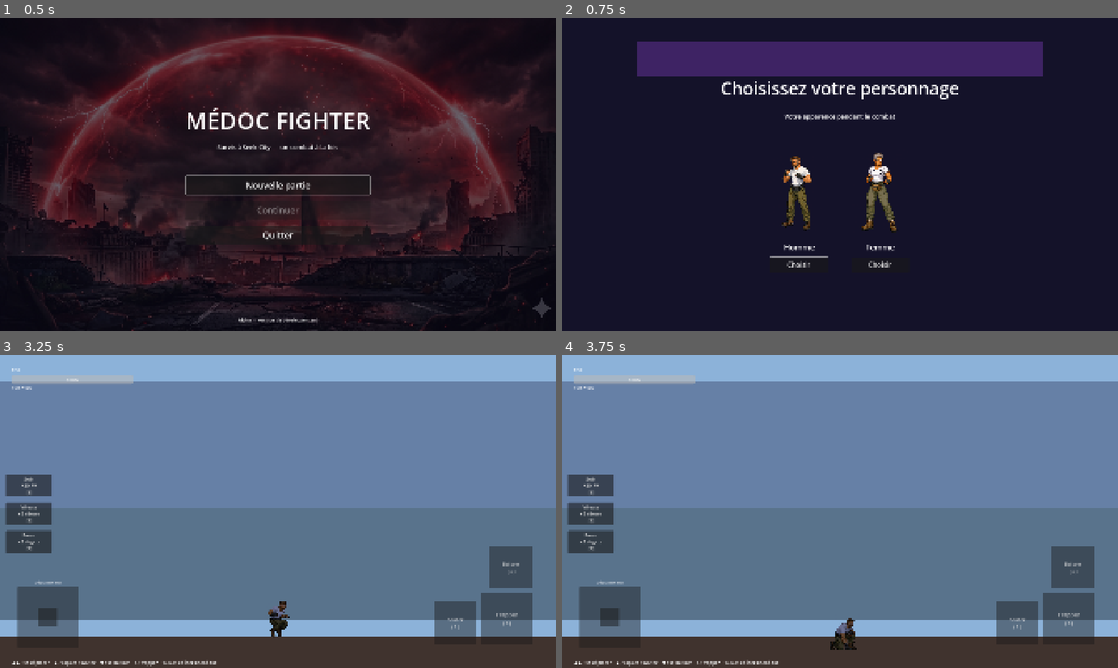
Above: before the commit, frames 1-4 (two rows, left to right).
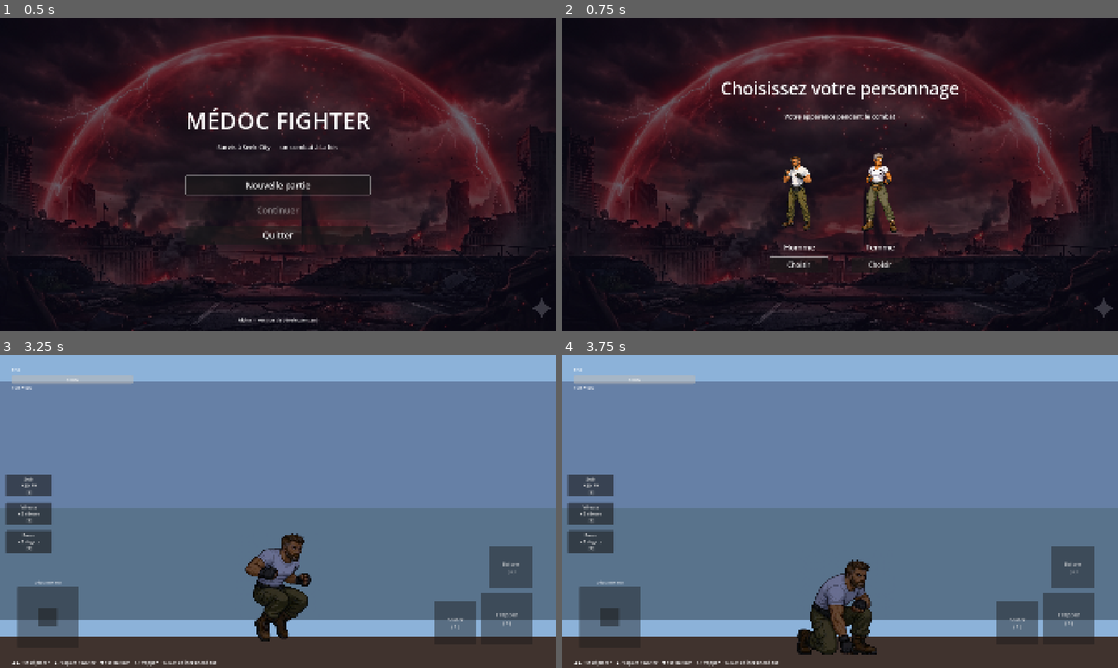
Above: after the commit, the same moments.

Repository: EstebanFlores27/MedocFighterV2
Game: Godot game, scene res://scenes/main_menu.tscn
Same seed, same stepped clock (60 frames per second), same inputs: the game is played once before the commit and once after it.
Inputs (mouse positions are in pixels of both pictures, inside the frame that each line leads up to):
- Up to frame 1 (0.5 s): no input
- Up to frame 2 (0.75 s): click "Nouvelle partie" at 0.5 s
- Up to frame 3 (3.25 s): click "Choisir" at 1.25 s; click "Passer ▶▶" at 2 s; click "Entrer" at 2.75 s
- Up to frame 4 (3.75 s): tap Enter at 3.5 s; move the mouse to (962, 495) at 3.52 s; hold Right (move_right) from 3.53 s (still down); hold Down (duck) from 3.53 s (still down); click (962, 495) at 3.67 s

Frame 1 is identical in both runs. In frame 2, 38% of the frame differs, in the area x 0-100%, y 1-100%; in frame 3, 2.0%; in frame 4, 2.4%.

Commit message:
presentation 22Mai

Diff:
--- a/scenes/character_select.tscn
+++ b/scenes/character_select.tscn
@@ -1,8 +1,9 @@
-[gd_scene load_steps=4 format=3]
+[gd_scene load_steps=5 format=3]
 
 [ext_resource type="Script" path="res://scripts/character_select.gd" id="1_cs"]
-[ext_resource type="Texture2D" path="res://assets/sprites/mascPerso.png" id="2_tex"]
-[ext_resource type="Texture2D" path="res://assets/sprites/Fem.png" id="3_tex"]
+[ext_resource type="Texture2D" path="res://assets/sprites/background_menu.png" id="2_bg"]
+[ext_resource type="Texture2D" path="res://assets/sprites/mascPerso.png" id="3_tex"]
+[ext_resource type="Texture2D" path="res://assets/sprites/Fem.png" id="4_tex"]
 
 [node name="CharacterSelect" type="Control"]
 layout_mode = 3
@@ -11,25 +12,21 @@
 anchor_bottom = 1.0
 script = ExtResource("1_cs")
 
-[node name="Background" type="ColorRect" parent="."]
+[node name="Background" type="TextureRect" parent="."]
 layout_mode = 1
 anchors_preset = 15
 anchor_right = 1.0
 anchor_bottom = 1.0
-color = Color(0.08, 0.07, 0.16, 1)
+texture = ExtResource("2_bg")
+expand_mode = 1
+stretch_mode = 6
 
-[node name="DomeAccent" type="ColorRect" parent="."]
+[node name="BackgroundOverlay" type="ColorRect" parent="."]
 layout_mode = 1
-anchors_preset = 7
-anchor_left = 0.5
-anchor_top = 0.0
-anchor_right = 0.5
-anchor_bottom = 0.0
-offset_left = -700.0
-offset_top = 80.0
-offset_right = 700.0
-offset_bottom = 200.0
-color = Color(0.35, 0.18, 0.55, 0.6)
+anchors_preset = 15
+anchor_right = 1.0
+anchor_bottom = 1.0
+color = Color(0.04, 0.03, 0.1, 0.62)
 
 [node name="CenterContainer" type="CenterContainer" parent="."]
 layout_mode = 1
--- a/scenes/player.tscn
+++ b/scenes/player.tscn
@@ -3,28 +3,28 @@
 [ext_resource type="Script" path="res://scripts/player.gd" id="1_player"]
 
 [sub_resource type="RectangleShape2D" id="RectangleShape2D_player"]
-size = Vector2(64, 128)
+size = Vector2(192, 384)
 
 [sub_resource type="RectangleShape2D" id="RectangleShape2D_punch"]
-size = Vector2(80, 100)
+size = Vector2(240, 300)
 
 [node name="Player" type="CharacterBody2D"]
 script = ExtResource("1_player")
 
 [node name="Sprite" type="Sprite2D" parent="."]
 centered = true
-offset = Vector2(0, -64)
-scale = Vector2(0.215, 0.215)
+offset = Vector2(0, -192)
+scale = Vector2(0.645, 0.645)
 region_enabled = true
 region_rect = Rect2(300, 5, 335, 595)
 
 
 [node name="Collider" type="CollisionShape2D" parent="."]
-position = Vector2(0, -64)
+position = Vector2(0, -192)
 shape = SubResource("RectangleShape2D_player")
 
 [node name="PunchHitbox" type="Area2D" parent="."]
-position = Vector2(70, -64)
+position = Vector2(210, -192)
 collision_layer = 0
 collision_mask = 1
 monitoring = false
@@ -34,8 +34,8 @@
 shape = SubResource("RectangleShape2D_punch")
 
 [node name="PunchVisual" type="ColorRect" parent="PunchHitbox"]
-offset_left = -40.0
-offset_top = -50.0
-offset_right = 40.0
-offset_bottom = 50.0
+offset_left = -120.0
+offset_top = -150.0
+offset_right = 120.0
+offset_bottom = 150.0
 color = Color(1, 0.9, 0.3, 0.55)
--- a/scripts/player.gd
+++ b/scripts/player.gd
@@ -14,12 +14,12 @@
 # Female sprite sheet (player_sheet.png) — regions + offset_y.
 # "idle" and "jump" share the same region (standing pose used for both).
 const POSES_FEMALE := {
-	"idle":    {"region": Rect2(300,   5, 335, 595), "oy": -63.7},
-	"jump":    {"region": Rect2(300,   5, 335, 595), "oy": -63.7},
-	"duck":    {"region": Rect2( 25, 170, 230, 405), "oy": -43.3},
-	"retreat": {"region": Rect2(  5, 575, 230, 445), "oy": -47.6},
-	"advance": {"region": Rect2(245, 570, 280, 450), "oy": -48.2},
-	"punch":   {"region": Rect2(520, 570, 500, 450), "oy": -48.2},
+	"idle":    {"region": Rect2(300,   5, 335, 595), "oy": -191.1},
+	"jump":    {"region": Rect2(300,   5, 335, 595), "oy": -191.1},
+	"duck":    {"region": Rect2( 25, 170, 230, 405), "oy": -129.9},
+	"retreat": {"region": Rect2(  5, 575, 230, 445), "oy": -142.8},
+	"advance": {"region": Rect2(245, 570, 280, 450), "oy": -144.6},
+	"punch":   {"region": Rect2(520, 570, 500, 450), "oy": -144.6},
 }
 
 # Male individual sprites — one file per pose.
@@ -32,12 +32,12 @@
 	"punch":   "res://assets/sprites/Coup.png",
 }
 const MALE_OFFSETS := {
-	"idle":    -62.5,
-	"advance": -61.6,
-	"retreat": -61.6,
-	"jump":    -49.9,
-	"duck":    -54.8,
-	"punch":   -55.7,
+	"idle":    -187.5,
+	"advance": -184.8,
+	"retreat": -184.8,
+	"jump":    -149.7,
+	"duck":    -164.4,
+	"punch":   -167.1,
 }
 
 var _is_male := false
Not shown: 2 places in scenes/character_select.tscn that only renumber resources
